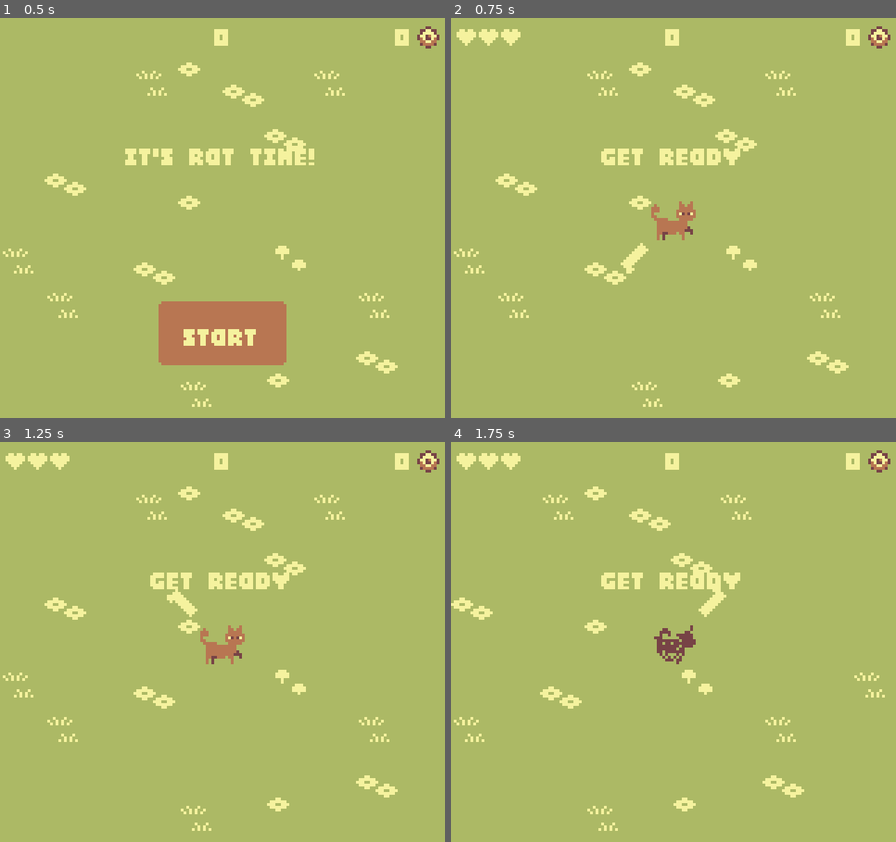
Above: before the commit, frames 1-4 (two rows, left to right).
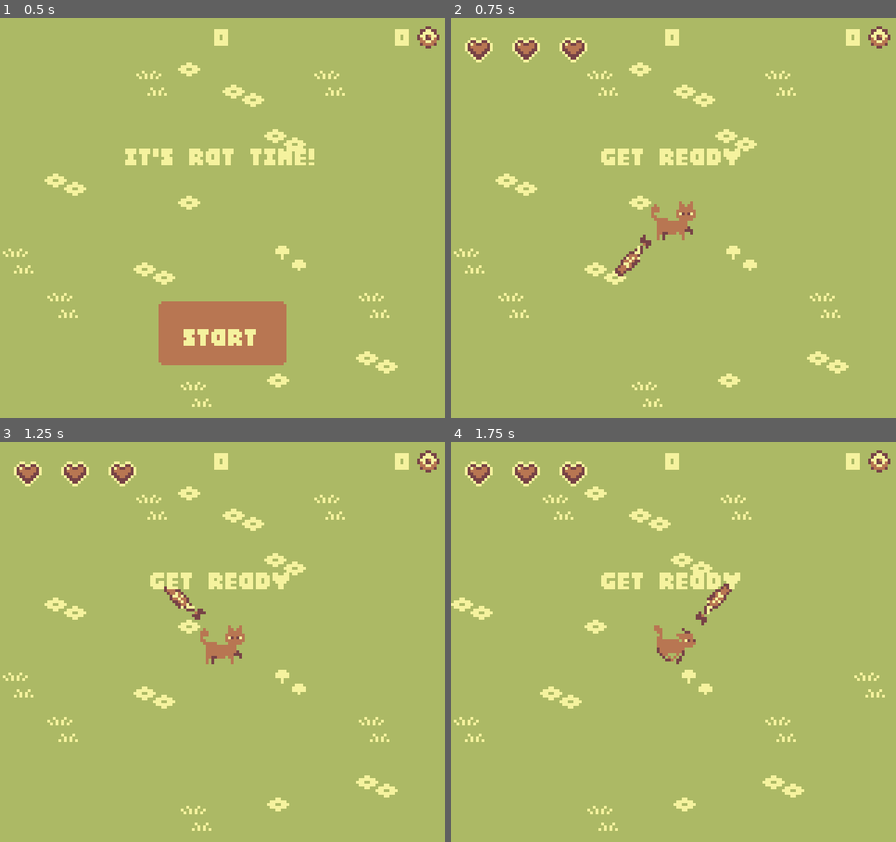
Above: after the commit, the same moments.

Repository: darwinscoat/gameboy-godot-template
Game: Godot game, scene res://main.tscn
The game is run twice, just before and just after one commit, with the same random seed, the same clock (stepped at 60 frames per second) and the same inputs.
Inputs:
- Up to frame 1 (0.5 s): no input
- Up to frame 2 (0.75 s): click "Start" at 0.5 s
- Up to frame 3 (1.25 s): no input
- Up to frame 4 (1.75 s): hold Right (move_right) from 1.28 s (still down)

Frame 1 is identical in both runs. In frame 2, 1.4% of the frame differs, in the area x 1-45%, y 2-65%; in frame 3, 1.3%; in frame 4, 1.8%, in the area x 1-64%, y 2-55%.

Commit message:
art update
added filled frames for cat run for less eye strain, added wip fish, redid heart graphic for extra cute

Diff:
--- a/fish.tscn
+++ b/fish.tscn
@@ -1,17 +1,17 @@
-[gd_scene format=3]
+[gd_scene format=3 uid="uid://dgo3oytlutq42"]
 
-[ext_resource type="Texture2D" path="res://Assets/Sprites/fish_sword.png" id="1_fish"]
+[ext_resource type="Texture2D" uid="uid://lq87p5e4eriw" path="res://Assets/Sprites/fish_sword.png" id="1_fish"]
 
 [sub_resource type="CircleShape2D" id="CircleShape2D_fish"]
 radius = 5.0
 
-[node name="Fish" type="Area2D"]
+[node name="Fish" type="Area2D" unique_id=1654699725]
 collision_layer = 16
 collision_mask = 8
 
-[node name="Sprite2D" type="Sprite2D" parent="."]
+[node name="Sprite2D" type="Sprite2D" parent="." unique_id=907738024]
 texture = ExtResource("1_fish")
 hframes = 4
 
-[node name="CollisionShape2D" type="CollisionShape2D" parent="."]
+[node name="CollisionShape2D" type="CollisionShape2D" parent="." unique_id=1418951676]
 shape = SubResource("CircleShape2D_fish")
Binary file changed: Assets/Sprites/cat1test.png
Binary file changed: Assets/Sprites/fish_sword.png
Binary file changed: Assets/Sprites/heart_empty.png
Binary file changed: Assets/Sprites/heart_full.png
